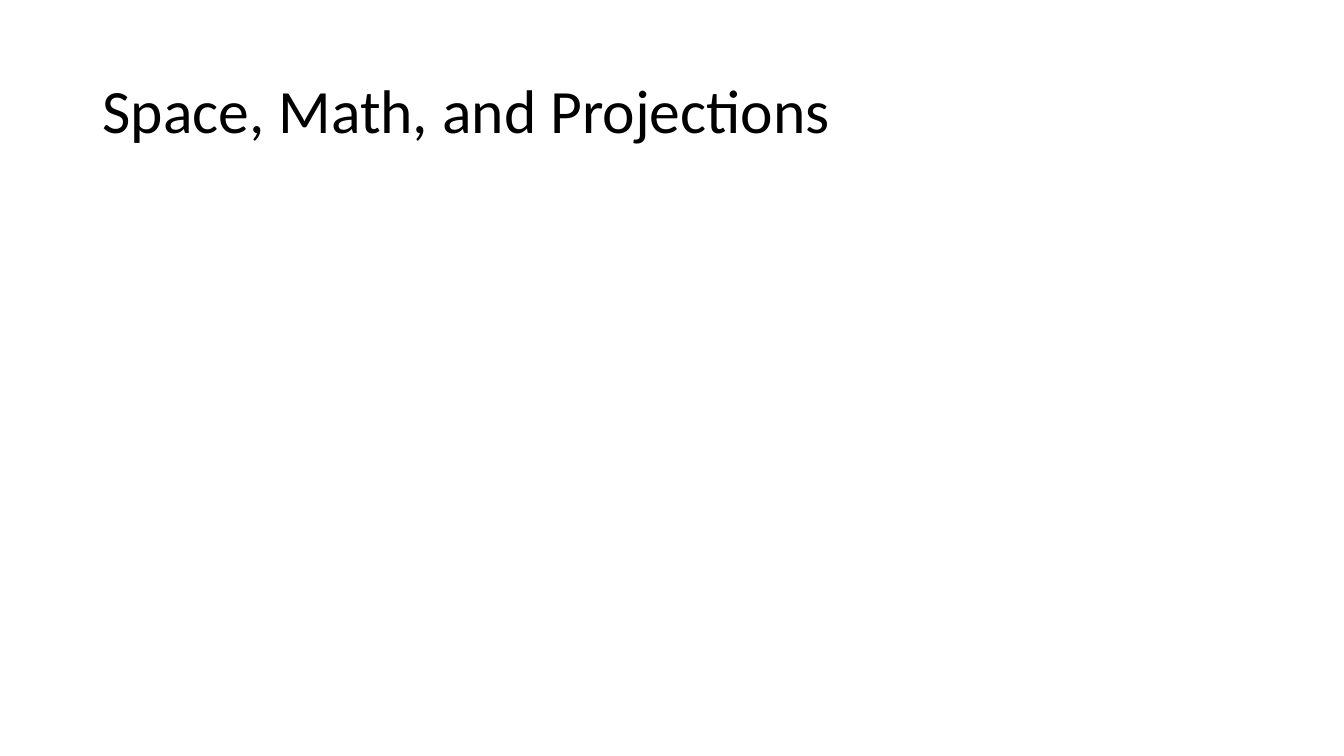
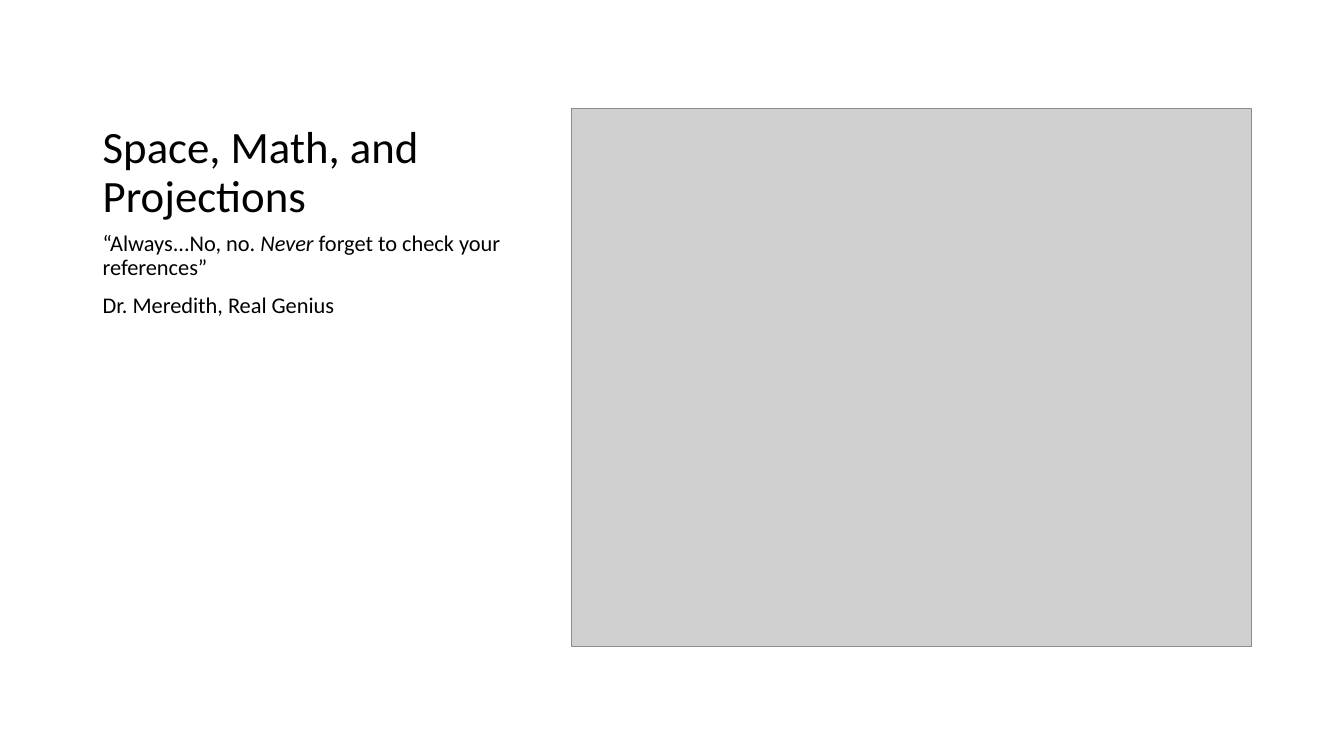
Before and after one commit to billinkc/presentations, a slide deck: slide 9 of IntegratingWeatherData/IntegratingWeatherData.pptx. Drawn at 1344x756 pixels with LibreOffice and Linux fonts; fonts in the diff are those of the drawing; grey boxes stand for pictures. Boxes give left, top, right and bottom in pixels: in the first picture for what was removed or moved away, otherwise in the second. Text is boxed around its words. In the diff, an @@ line names an element or a change of style, - is before the commit and + after.

```diff
--- a/IntegratingWeatherData/IntegratingWeatherData.pptx
+++ b/IntegratingWeatherData/IntegratingWeatherData.pptx
@@ title "Space, Math, and Projections": place and size @@
-title "Space, Math, and Projections" at (102, 90, 829, 144)
+title "Space, Math, and Projections" at (103, 132, 419, 220)
@@ title "Space, Math, and Projections" at (103, 132, 419, 220): size 44 to 32 pt; vertical alignment middle to bottom @@
@@ picture added at (572, 109, 1252, 646) @@
@@ text added at (103, 235, 500, 316), 16 pt, text #000000 @@
+“Always...No, no. Never forget to check your references”
+Dr. Meredith, Real Genius
```
Also in this commit, not shown: 1 other slide changed, 2 slides added, 1 slide removed.
